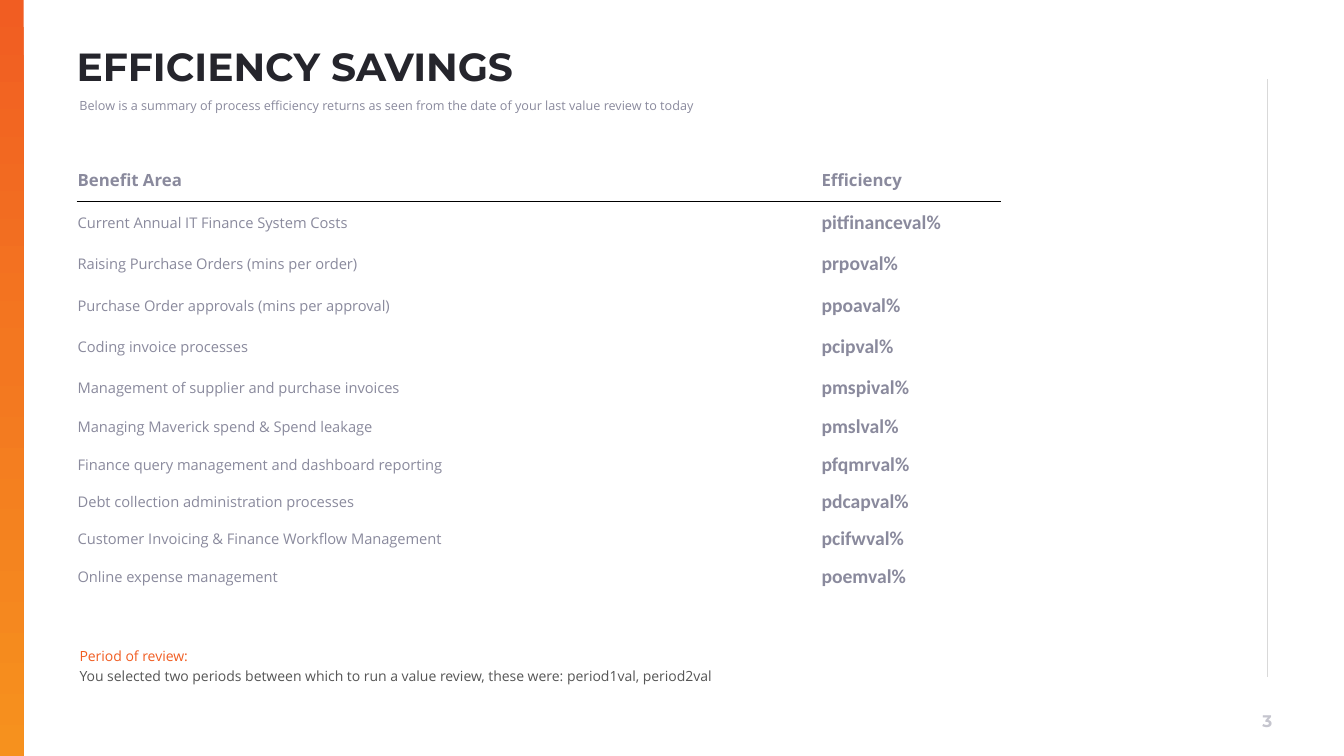
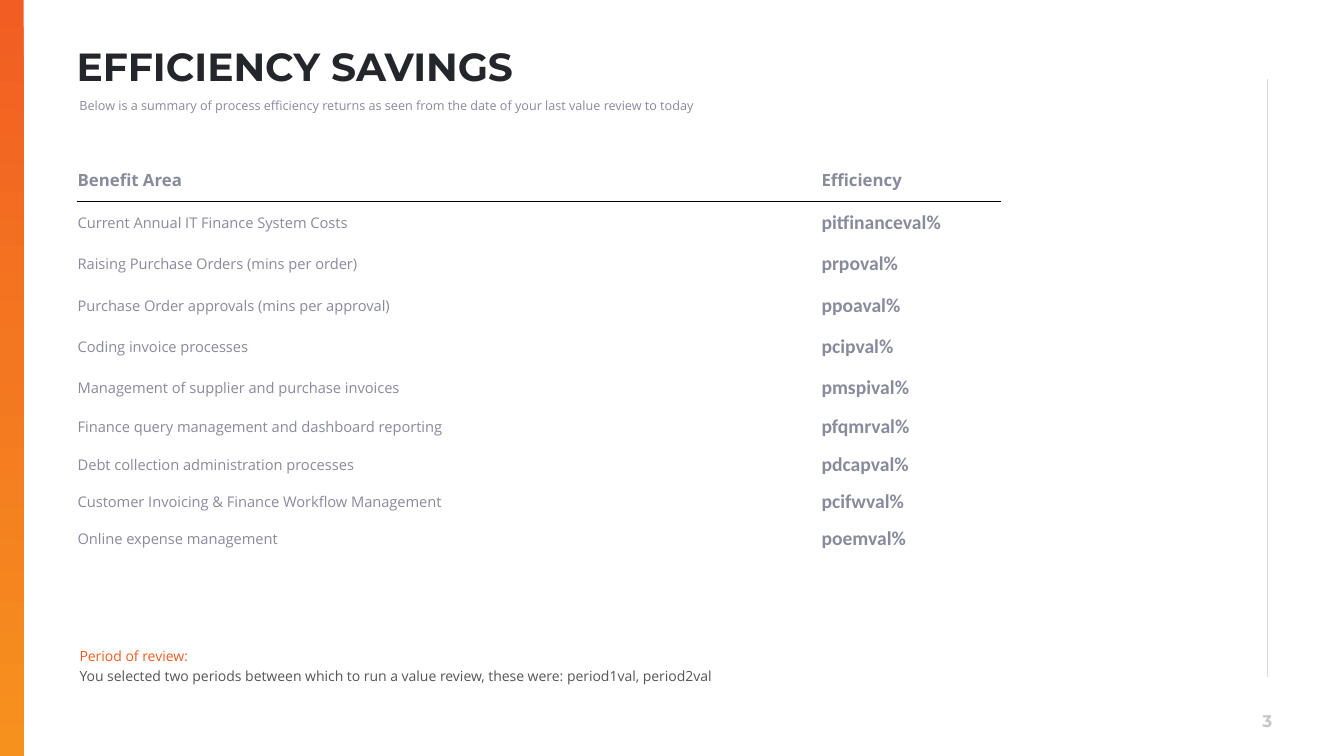
Before and after one commit to muratozdemirpiblo/ppt-api, a slide deck: slide 3 of questionare.pptx. Drawn at 1344x756 pixels with LibreOffice and Linux fonts; fonts in the diff are those of the drawing; background and template pictures are left out. Boxes give left, top, right and bottom in pixels: in the first picture for what was removed or moved away, otherwise in the second. Text is boxed around its words. In the diff, an @@ line names an element or a change of style, - is before the commit and + after.

```diff
--- a/questionare.pptx
+++ b/questionare.pptx
@@ table at [77,156,1001,558] @@
-row 7: Managing Maverick spend & Spend leakage | pmslval%
```
